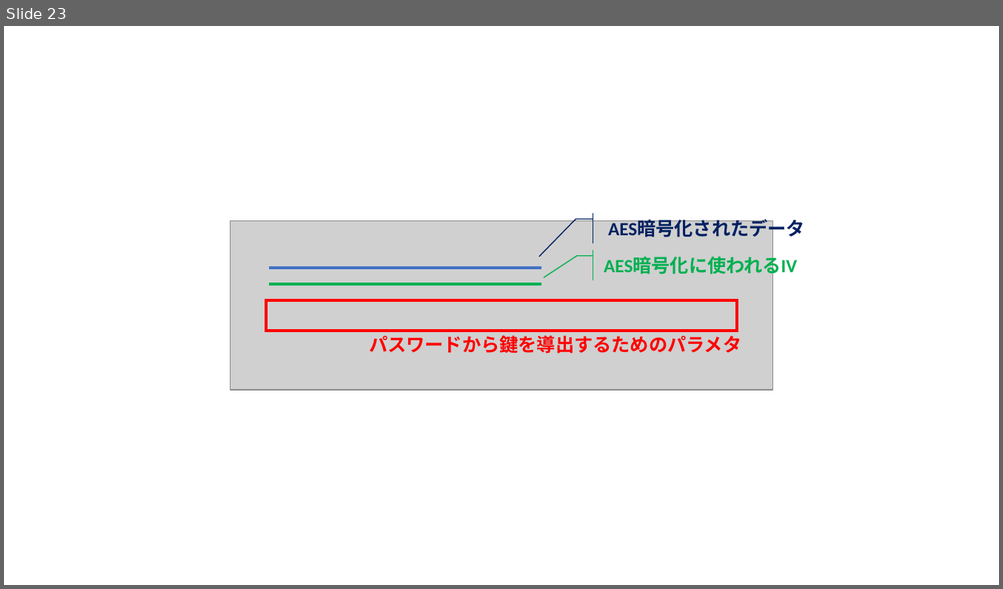
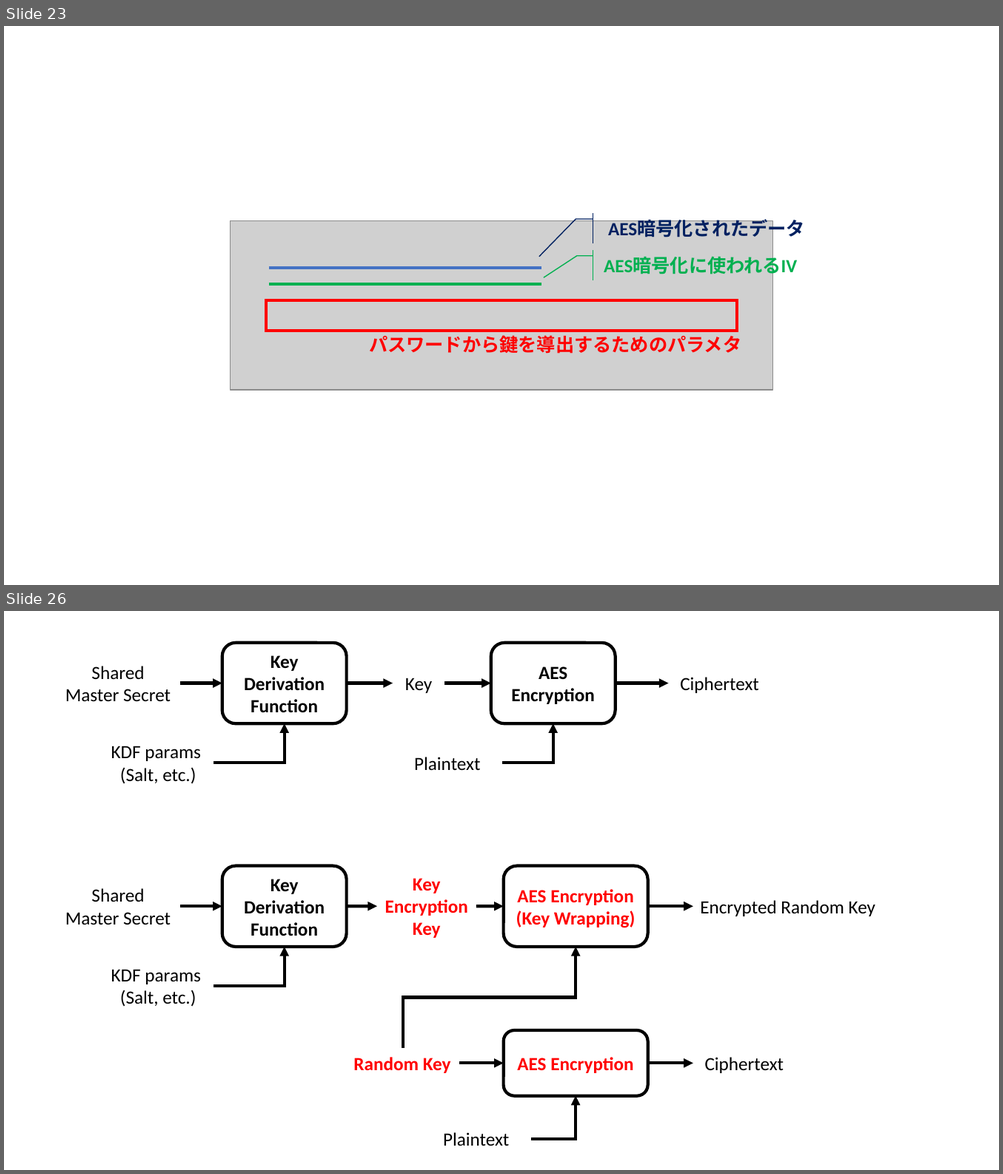
Before and after one commit to junkurihara/class-e2e_security_js, a slide deck: images.pptx. Shown one above the other, each under a label of ours: slide 23 before the commit, slides 23 and 26 after it; the slides between them are not shown. The pictures are 1003x589 and 1003x1174 pixels, drawn with LibreOffice and Linux fonts; fonts in the diff are those of the drawing; grey boxes stand for pictures. Boxes give left, top, right and bottom in pixels: in the first picture for what was removed or moved away, otherwise in the second. Text is boxed around its words. In the diff, an @@ line names an element or a change of style, - is before the commit and + after.

```diff
--- a/images.pptx
+++ b/images.pptx
@@ slide 26 added at bbox=[4, 611, 999, 1170], background #FFFFFF @@
@@ rounded rectangle added at bbox=[222, 643, 347, 724], fill #FFFFFF, outline #000000 3 pt, 18 pt, text #000000, bold @@
+Key Derivation Function
@@ rounded rectangle added at bbox=[491, 643, 616, 724], fill #FFFFFF, outline #000000 3 pt, 18 pt, text #000000, bold @@
+AES
+Encryption
@@ text added at bbox=[65, 666, 170, 701], 18 pt, text #000000 @@
+Shared Master Secret
@@ text added at bbox=[680, 677, 759, 693], 18 pt, text #000000 @@
+Ciphertext
@@ arrow added from (180, 684) to (222, 684), #000000 3 pt @@
@@ arrow added from (347, 684) to (392, 684), #000000 3 pt @@
@@ text added at bbox=[405, 678, 432, 693], 18 pt, text #000000 @@
+Key
@@ arrow added from (445, 684) to (491, 684), #000000 3 pt @@
@@ arrow added from (615, 684) to (669, 684), #000000 3 pt @@
@@ elbow arrow added from (213, 763) to (284, 723), #000000 3 pt @@
@@ elbow arrow added from (503, 763) to (553, 723), #000000 3 pt @@
@@ text added at bbox=[111, 746, 201, 784], 18 pt, text #000000 @@
+KDF params
+(Salt, etc.)
@@ text added at bbox=[414, 757, 480, 770], 18 pt, text #000000 @@
+Plaintext
@@ rounded rectangle added at bbox=[222, 866, 347, 948], fill #FFFFFF, outline #000000 3 pt, 18 pt, text #000000, bold @@
+Key Derivation Function
@@ rounded rectangle added at bbox=[504, 866, 647, 948], fill #FFFFFF, outline #000000 3 pt, 18 pt, text #FF0000, bold @@
+AES Encryption (Key Wrapping)
@@ text added at bbox=[65, 889, 170, 925], 18 pt, text #000000 @@
+Shared Master Secret
@@ text added at bbox=[385, 878, 468, 938], 18 pt, text #FF0000, bold @@
+Key Encryption
+Key
@@ arrow added from (180, 906) to (222, 906), #000000 3 pt @@
@@ arrow added from (347, 906) to (377, 906), #000000 3 pt @@
@@ arrow added from (476, 906) to (504, 906), #000000 3 pt @@
@@ arrow added from (648, 906) to (693, 906), #000000 3 pt @@
@@ text added at bbox=[700, 900, 875, 917], 18 pt, text #000000 @@
+Encrypted Random Key
@@ elbow arrow added from (213, 986) to (284, 947), #000000 3 pt @@
@@ elbow arrow added from (403, 1048) to (575, 947), #000000 3 pt @@
@@ text added at bbox=[111, 969, 201, 1007], 18 pt, text #000000 @@
+KDF params
+(Salt, etc.)
@@ rounded rectangle added at bbox=[504, 1031, 647, 1096], fill #FFFFFF, outline #000000 3 pt, 18 pt, text #FF0000, bold @@
+AES Encryption
@@ text added at bbox=[353, 1057, 451, 1073], 18 pt, text #FF0000, bold @@
+Random Key
@@ arrow added from (459, 1064) to (504, 1064), #000000 3 pt @@
@@ arrow added from (648, 1064) to (693, 1064), #000000 3 pt @@
@@ text added at bbox=[705, 1057, 784, 1073], 18 pt, text #000000 @@
+Ciphertext
@@ elbow arrow added from (532, 1139) to (575, 1096), #000000 3 pt @@
@@ text added at bbox=[443, 1133, 509, 1146], 18 pt, text #000000 @@
+Plaintext
```
Also in this commit, not shown: 2 other slides added, 3 other files.
